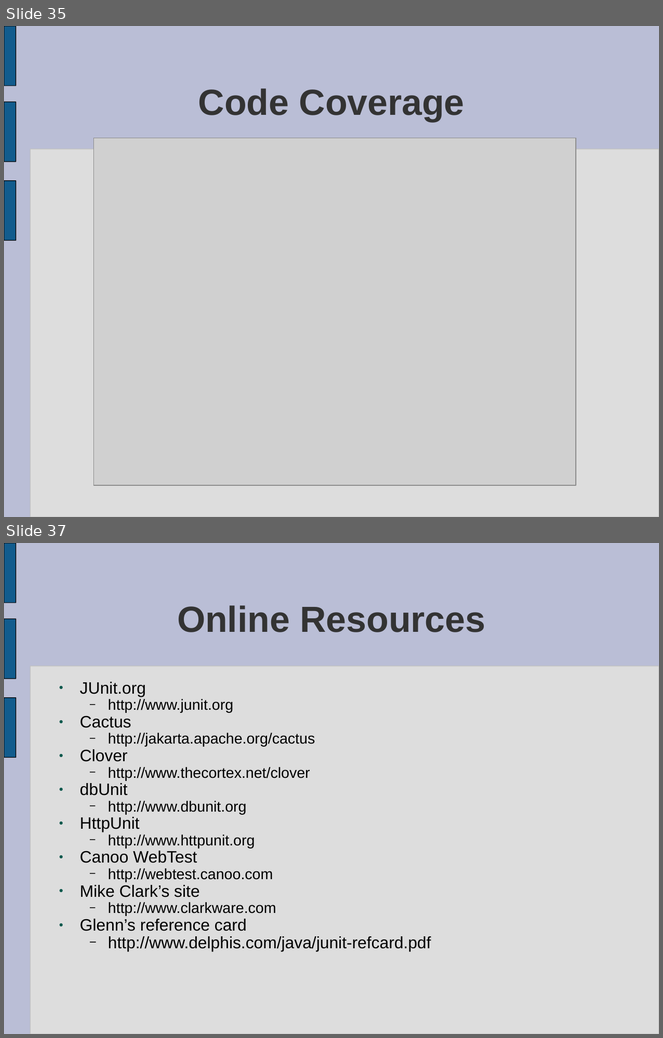
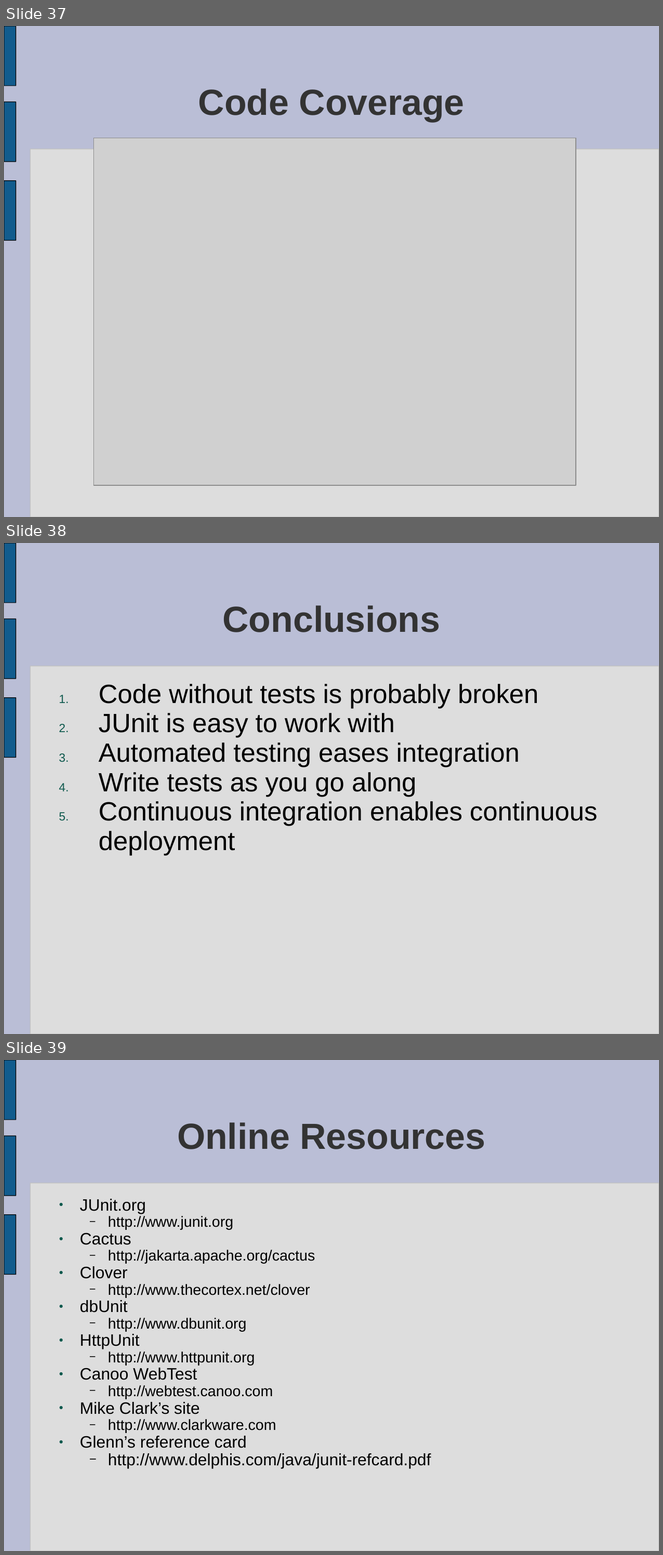
Before and after one commit to steveloughran/smartfrog, a slide deck: core/testharness/docs/XP_and_junit.ppt. Shown one above the other, each under a label of ours: slides 35 and 37 before the commit, slides 37, 38 and 39 after it; the slides between them are not shown. The pictures are 663x1038 and 663x1555 pixels, drawn with LibreOffice and Linux fonts; fonts in the diff are those of the drawing; grey boxes stand for pictures. Boxes give left, top, right and bottom in pixels: in the first picture for what was removed or moved away, otherwise in the second. Text is boxed around its words. In the diff, an @@ line names an element or a change of style, - is before the commit and + after.

```diff
--- a/core/testharness/docs/XP_and_junit.ppt
+++ b/core/testharness/docs/XP_and_junit.ppt
@@ slide 38 added at <box>4,543,659,1034</box>, background #BABED6; not listed: 4 template elements that a slide beside it also shows @@
@@ title added at <box>222,605,440,632</box>, 44 pt, text #333333, bold @@
+Conclusions
@@ text added at <box>99,684,598,856</box>, 32 pt, text #000000 @@
+1. Code without tests is probably broken
+2. JUnit is easy to work with
+3. Automated testing eases integration
+4. Write tests as you go along
+5. Continuous integration enables continuous deployment
@@ what was slide 35 is now slide 37 @@
@@ what was slide 37 is now slide 39 @@
```
Also in this commit, not shown: 2 slides changed, 2 other slides added, 1 slide removed, 5 other files.
